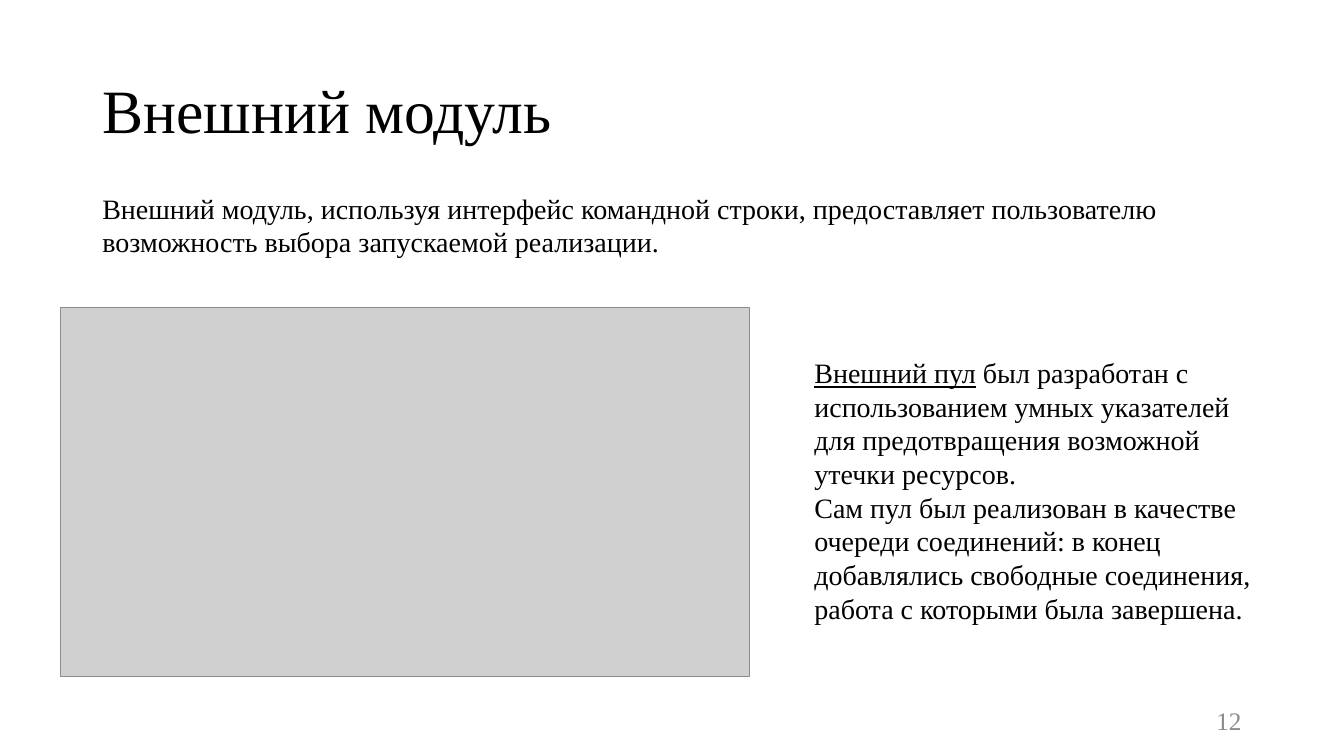
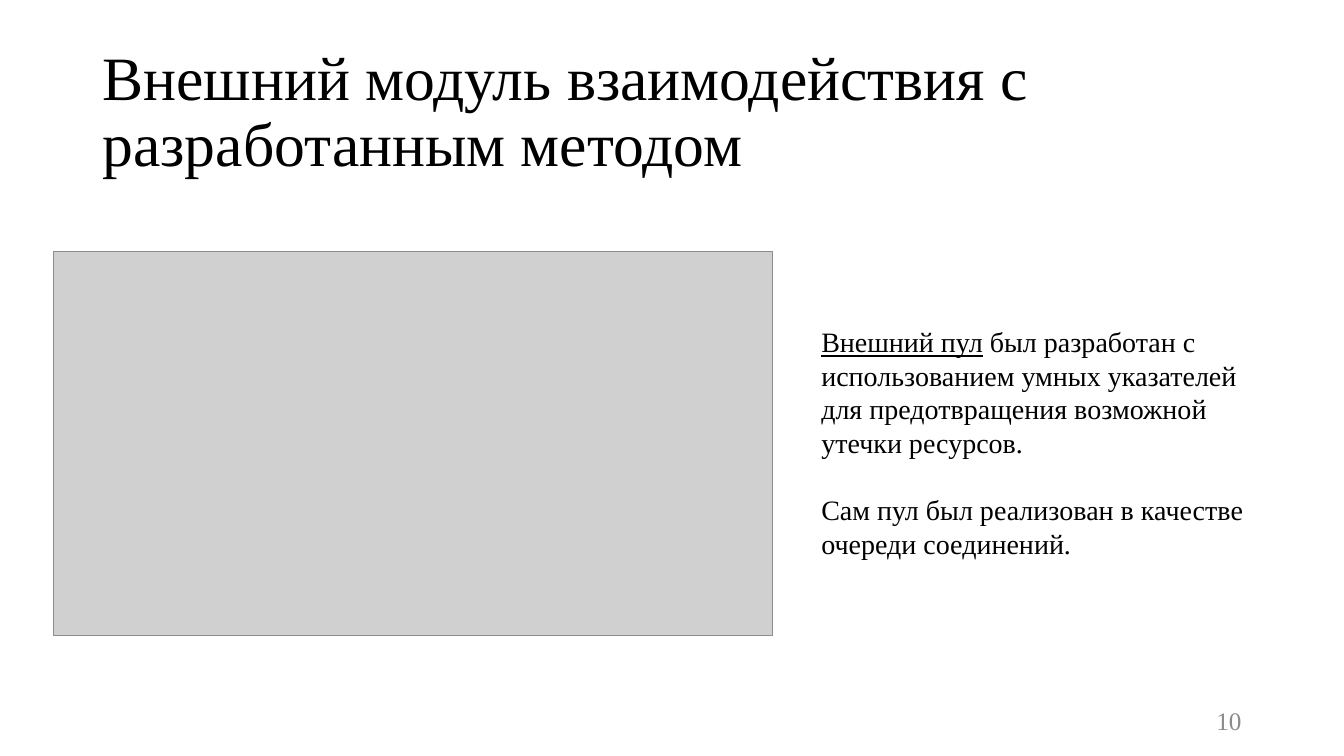
Before and after one commit to platosha-git/Diplom-theory, a slide deck: slide 10 of Презентация.pptx (slide 12 before the commit). Drawn at 1344x756 pixels with LibreOffice and Linux fonts; fonts in the diff are those of the drawing; grey boxes stand for pictures. Boxes give left, top, right and bottom in pixels: in the first picture for what was removed or moved away, otherwise in the second. Text is boxed around its words. In the diff, an @@ line names an element or a change of style, - is before the commit and + after.

```diff
--- a/Презентация.pptx
+++ b/Презентация.pptx
@@ title at (x1=102, y1=58, x2=1027, y2=178): text changed @@
-Внешний модуль
+Внешний модуль взаимодействия с разработанным методом
@@ text removed at (x1=102, y1=199, x2=1157, y2=258) @@
-Внешний модуль, используя интерфейс командной строки, предоставляет пользователю возможность выбора запускаемой реализации.
@@ picture resized from (x1=60, y1=308, x2=749, y2=677) to (x1=53, y1=251, x2=772, y2=636) @@
@@ text "Внешний пул был разработан с ..." moved from (x1=814, y1=363, x2=1250, y2=624) to (x1=821, y1=332, x2=1243, y2=559) @@
@@ text at (x1=821, y1=500, x2=1243, y2=559): text changed @@
-Сам пул был реализован в качестве очереди соединений: в конец добавлялись свободные соединения, работа с которыми была завершена.
+Сам пул был реализован в качестве очереди соединений.
@@ page number at (x1=1216, y1=713, x2=1241, y2=730): text changed @@
-12
+10
```
Also in this commit, not shown: 11 other slides changed, 2 slides added, 4 slides removed, 20 other files.
